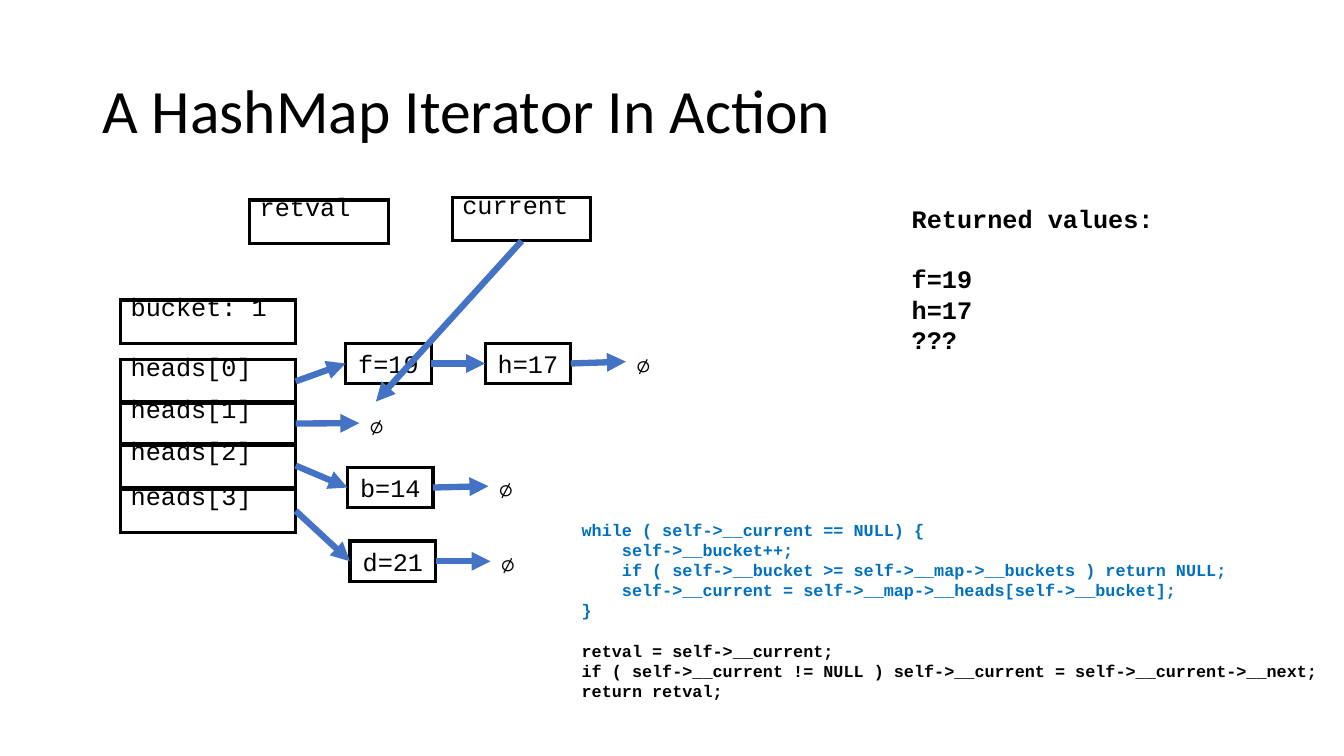
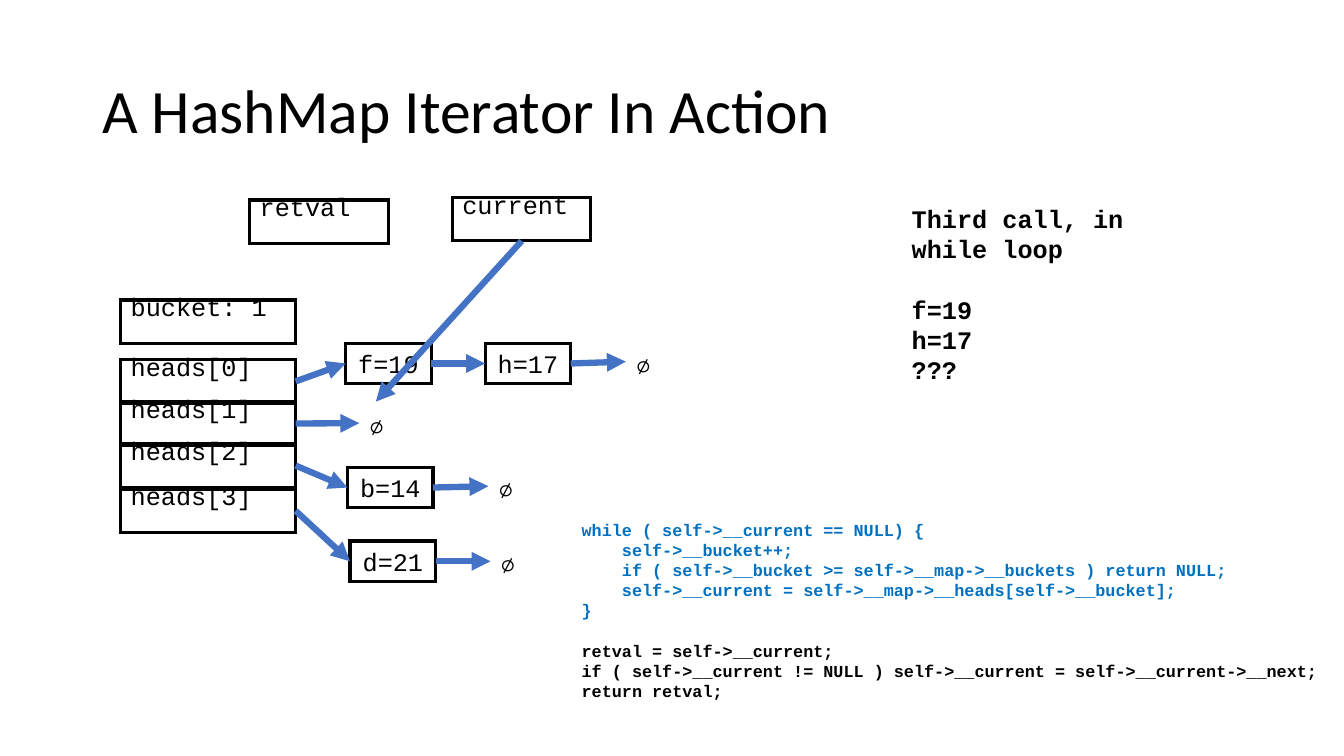
Before and after one commit to csev/cc4e, a slide deck: slide 28 of lectures/CC-05-Trees-Hash.pptx (slide 26 before the commit). Drawn at 1344x756 pixels with LibreOffice and Linux fonts; fonts in the diff are those of the drawing. Boxes give left, top, right and bottom in pixels: in the first picture for what was removed or moved away, otherwise in the second. Text is boxed around its words. In the diff, an @@ line names an element or a change of style, - is before the commit and + after.

```diff
--- a/lectures/CC-05-Trees-Hash.pptx
+++ b/lectures/CC-05-Trees-Hash.pptx
@@ text at (912,209,1123,264): text changed @@
-Returned values:
+Third call, in
+while loop
```
Also in this commit, not shown: 18 other slides changed, 3 slides added, 1 slide removed, 1 other file.
